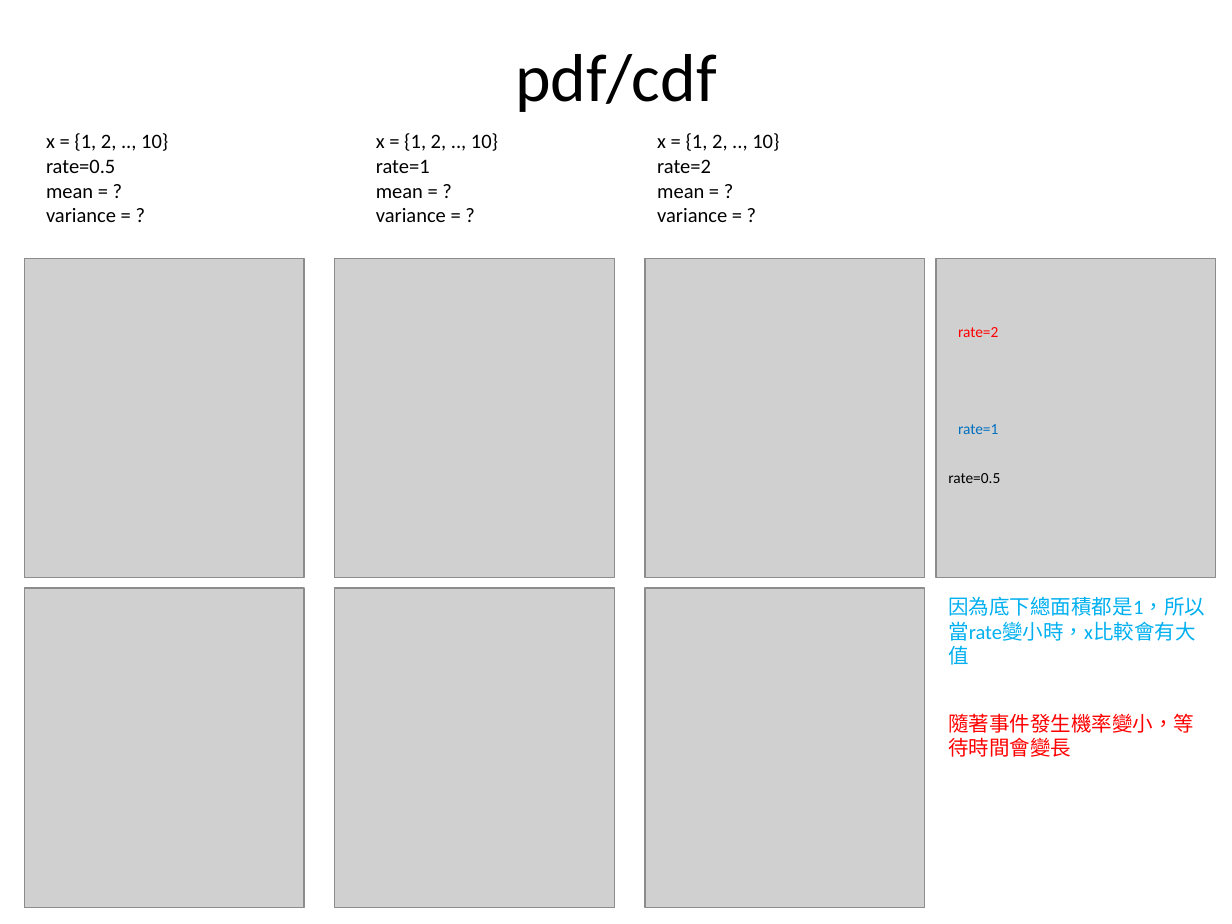
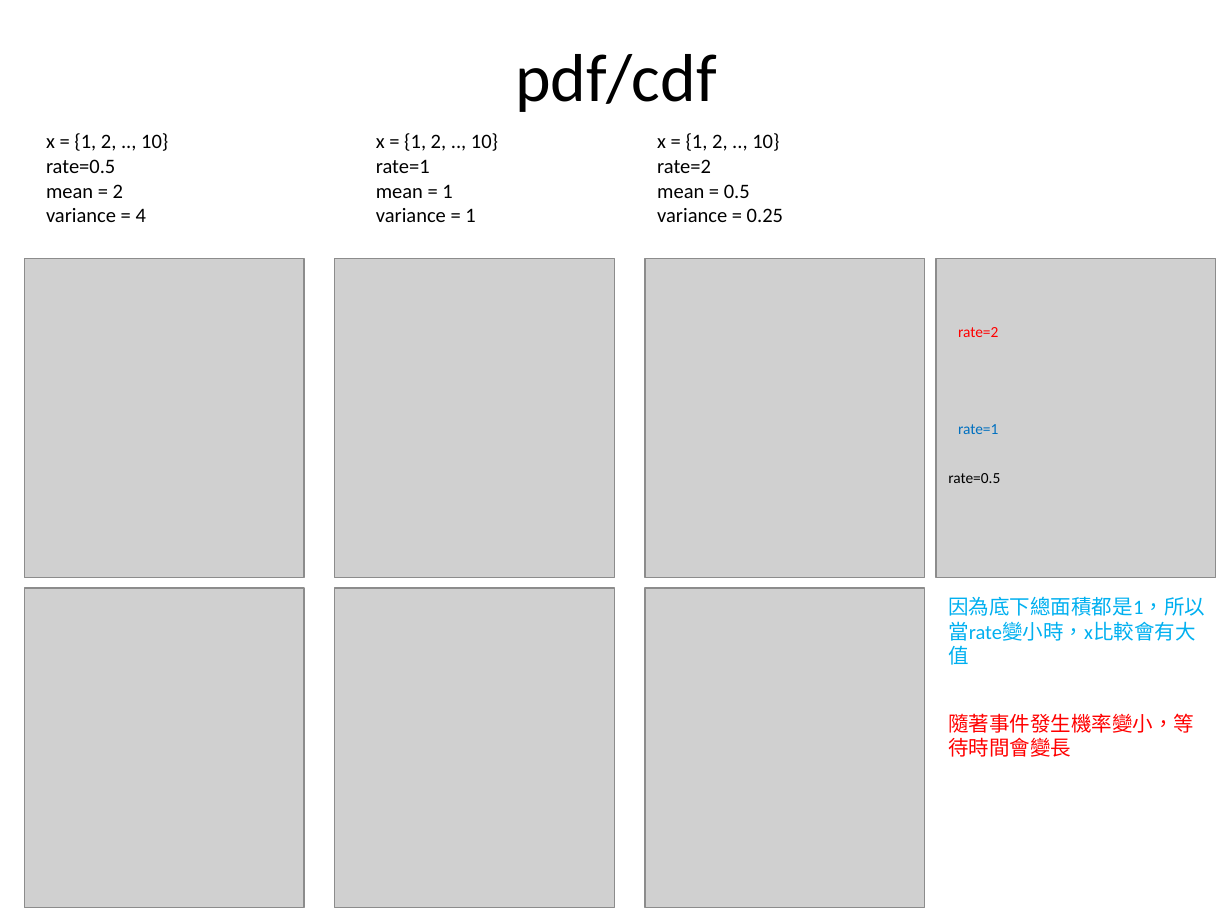
Before and after one commit to fuchingy/data_science, a slide deck: slide 19 of probability/doc/random_variable_distribution.pptx (slide 18 before the commit). Drawn at 1232x924 pixels with LibreOffice and Linux fonts; fonts in the diff are those of the drawing; grey boxes stand for pictures. Boxes give left, top, right and bottom in pixels: in the first picture for what was removed or moved away, otherwise in the second. Text is boxed around its words. In the diff, an @@ line names an element or a change of style, - is before the commit and + after.

Commit message:
Add integrate for calculating mean for con dist

```diff
--- a/probability/doc/random_variable_distribution.pptx
+++ b/probability/doc/random_variable_distribution.pptx
@@ text at box(46, 184, 146, 222): text changed @@
-mean = ?
-variance = ?
+mean = 2
+variance = 4
@@ text at box(376, 184, 475, 222): text changed @@
-mean = ?
-variance = ?
+mean = 1
+variance = 1
@@ text at box(657, 184, 783, 222): text changed @@
-mean = ?
-variance = ?
+mean = 0.5
+variance = 0.25
```
Also in this commit, not shown: 6 other slides changed, 1 slide added, 1 other file.
